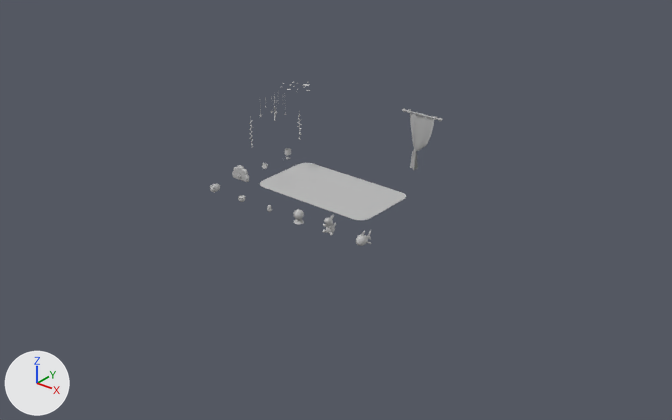
Two versions of the FBX model Assets/04_Models/Chambre_Fille/Tapis_Lumiere_Props_Rideau.fbx, one commit apart.
Camera for both pictures: a 50 mm camera at (15.04, -19.04, 10.65) aimed at (1.66, -2.31, 0.28). Lighting does not change. The marker at lower left points along +X, +Y and +Z. Where no turn or scale is listed for an object, it has been applied to the vertices.

In view in the first picture: 'Cochon', 'Coussin_Nuage', 'Guirlande', 'Lampe_De_Chevet', 'Peluche_Monstre', 'Peluche_Requin', 'Plafond_Etoile', 'Pot_de_fleur', 'Rideau_Part_1_low', 'Rideau_Part_4_low', 'Socle', 'Tapis', 'Terre', 'Tringle_Rideau_Chambre'.
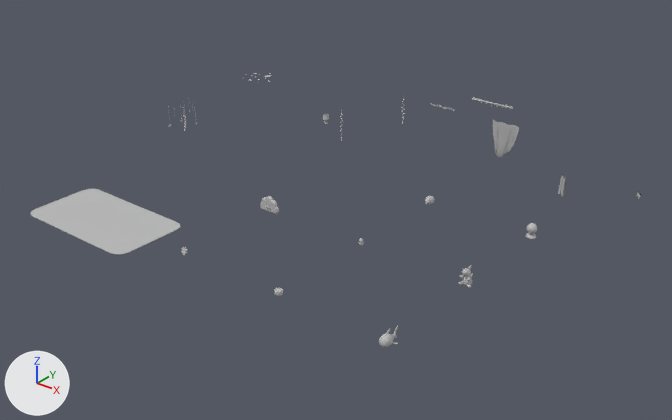
The change, as a list of edits to the scene's bpy script:
```text
Change ob_peluche_requin:
    ob_peluche_requin.location: (3.0, -2.87, 0.0) -> (6.0, -6.0, 0.0)
Change ob_tringle_rideau_chambre:
    ob_tringle_rideau_chambre.location: (2.0, 1.0, 0.0) -> (3.0, 3.0, 0.0)
Change ob_terre:
    ob_terre.location: (1.0, -3.0, 0.0) -> (6.0, 0.0, 0.0)
Change ob_rideau_part_1_low:
    ob_rideau_part_1_low.location: (2.0, 1.0, 0.0) -> (4.0, 2.0, 0.0)
Change ob_rideau_part_2_low:
    ob_rideau_part_2_low.location: (2.0, 1.0, 0.0) -> (2.0, 2.0, 0.0)
Change ob_guirlande:
    ob_guirlande.location: (-1.58, 0.06, 0.0) -> (0.0, 3.0, 0.0)
Change ob_peluche_monstre:
    ob_peluche_monstre.location: (2.0, -2.94, 0.0) -> (6.0, -3.0, 0.0)
Change ob_socle:
    ob_socle.location: (1.0, -3.0, 0.0) -> (6.0, 0.0, 0.0)
Change ob_lustre:
    ob_lustre.location: (-1.58, -0.94, 0.0) -> (-3.0, -3.0, 0.0)
Change ob_tapis:
    ob_tapis.location: (0.42, -0.94, 0.0) -> (-3.0, -6.0, 0.0)
Change ob_reveil:
    ob_reveil.location: (-2.0, -1.0, 0.0) -> (0.0, -6.0, 0.0)
Change ob_plafond_etoile:
    ob_plafond_etoile.location: (-1.58, 0.06, 0.0) -> (-3.0, 0.0, 0.0)
Change ob_rideau_part_4_low:
    ob_rideau_part_4_low.location: (2.0, 1.0, 0.0) -> (6.0, 2.0, 0.0)
Change ob_lampe_de_chevet:
    ob_lampe_de_chevet.location: (-2.0, 0.0, 0.0) -> (-3.0, 3.0, 0.0)
Change ob_guirlande_tableau:
    ob_guirlande_tableau.location: (-1.59, -1.94, 0.0) -> (0.0, 0.0, 0.0)
Change ob_cochon:
    ob_cochon.location: (-2.0, -3.0, 0.0) -> (3.0, 0.0, 0.0)
Change ob_coussin_nuage:
    ob_coussin_nuage.location: (-2.0, -2.0, 0.0) -> (0.0, -3.0, 0.0)
Change ob_pot_de_fleur:
    ob_pot_de_fleur.location: (-1.0, -3.0, 0.0) -> (3.0, -6.0, 0.0)
```

Boxes [x1, y1, x2, y2] around the edits, measured in the pictures (672 x 420 px):
'Tapis', moved
    before: [260, 163, 406, 220]
    after: [31, 189, 180, 254]
'Rideau_Part_1_low', moved
    before: [410, 114, 434, 151]
    after: [493, 120, 519, 157]
'Coussin_Nuage', moved
    before: [232, 165, 249, 182]
    after: [260, 196, 279, 214]
'Peluche_Monstre', moved
    before: [322, 215, 336, 236]
    after: [458, 265, 473, 288]
'Peluche_Requin', moved
    before: [356, 230, 372, 246]
    after: [379, 326, 398, 347]
'Rideau_Part_4_low', moved
    before: [410, 151, 418, 170]
    after: [558, 175, 566, 196]
'Tringle_Rideau_Chambre', moved
    before: [402, 108, 442, 121]
    after: [471, 97, 513, 110]
'Terre', moved
    before: [293, 209, 304, 220]
    after: [527, 223, 537, 234]
'Cochon', moved
    before: [210, 184, 220, 193]
    after: [425, 196, 434, 205]
'Lustre', moved
    before: [260, 96, 286, 121]
    after: [168, 104, 197, 131]
'Pot_de_fleur', moved
    before: [238, 195, 245, 202]
    after: [274, 288, 283, 296]
'Lampe_De_Chevet', moved
    before: [284, 148, 291, 159]
    after: [323, 114, 329, 124]
'Socle', moved
    before: [294, 219, 304, 224]
    after: [526, 233, 536, 239]
'Guirlande_Tableau', moved
    before: [249, 116, 253, 147]
    after: [340, 109, 343, 141]
'Plafond_Etoile', moved
    before: [282, 82, 310, 91]
    after: [245, 73, 271, 83]
'Reveil', moved
    before: [262, 163, 268, 169]
    after: [181, 247, 188, 255]
'Guirlande', moved
    before: [297, 114, 302, 140]
    after: [401, 95, 405, 124]
'Rideau_Part_2_low', moved
    before: [411, 114, 434, 121]
    after: [430, 103, 454, 111]
